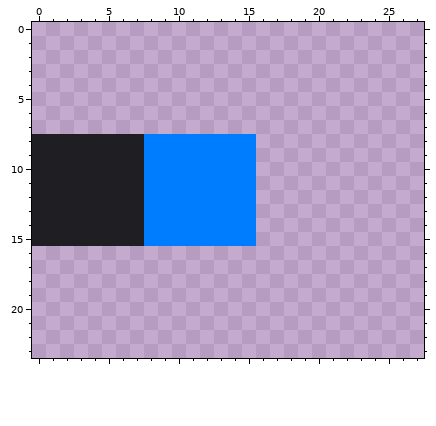
Pixel-art file: assets/tileset.ase. That is the earlier state.
512x512 pixels, 1 frame. Shown: x 0..27, y 0..23. The old version is drawn lined up with the new one.
The same view after the edit:
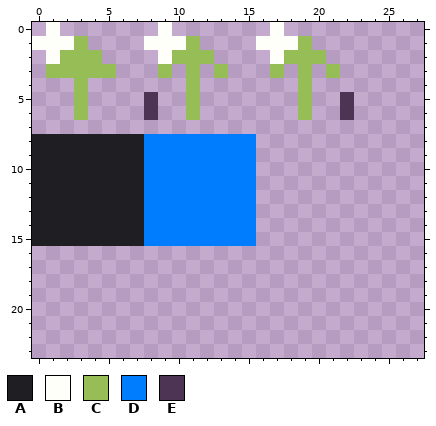
Palette (. is transparent): A #1f1e23  B #fffffa  C #97bd56  D #007dff  E #4d3454
Diff:
whole drawing moved by +0,+8 (the old picture is shown already moved)
y 0: x 1 . -> B; x 9 . -> B; x 17 . -> B
y 1: x 0..3 .... -> BBBC; x 8..11 .... -> BBBC; x 16..19 .... -> BBBC
y 2: x 1..4 .... -> BCCC; x 9..12 .... -> BCCC; x 17..20 .... -> BCCC
y 3: x 1..5 ..... -> CCCCC; x 9 . -> C; x 11 . -> C; x 13 . -> C; x 17 . -> C; x 19 . -> C; x 21 . -> C
y 4: x 3 . -> C; x 11 . -> C; x 19 . -> C
y 5..6: x 3 . -> C; x 8 . -> E; x 11 . -> C; x 19 . -> C; x 22 . -> E
Pixel boxes of the changes (left, top, right, bottom) in both pictures:
added: (32, 22, 354, 120)
